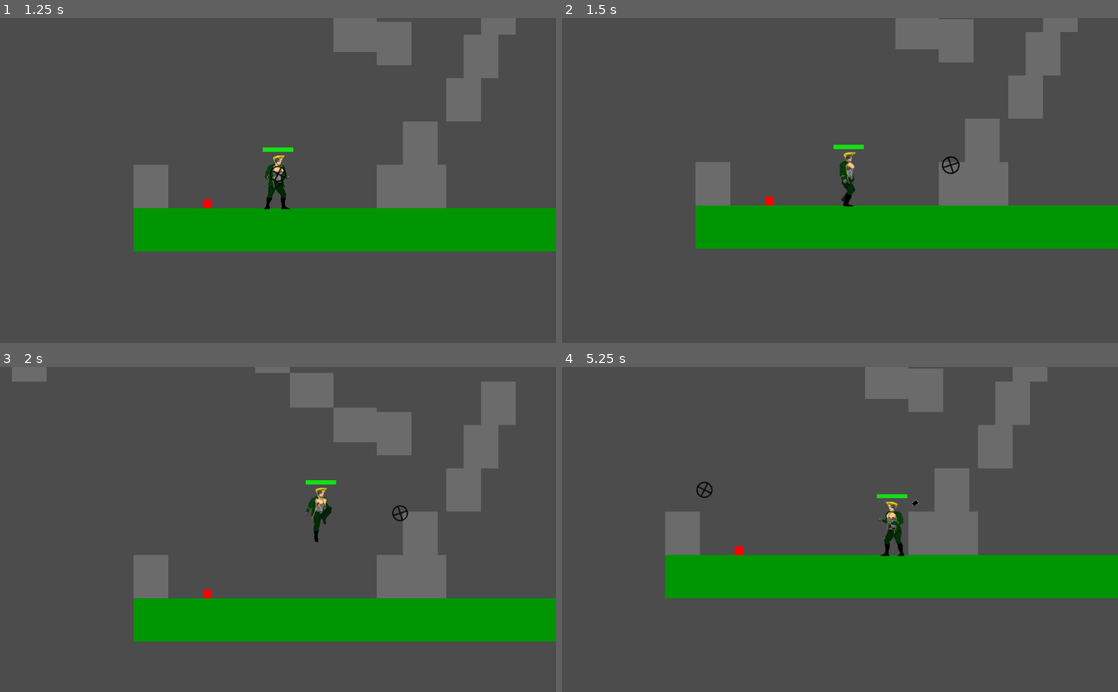
Above: before the commit, frames 1-4 (two rows, left to right).
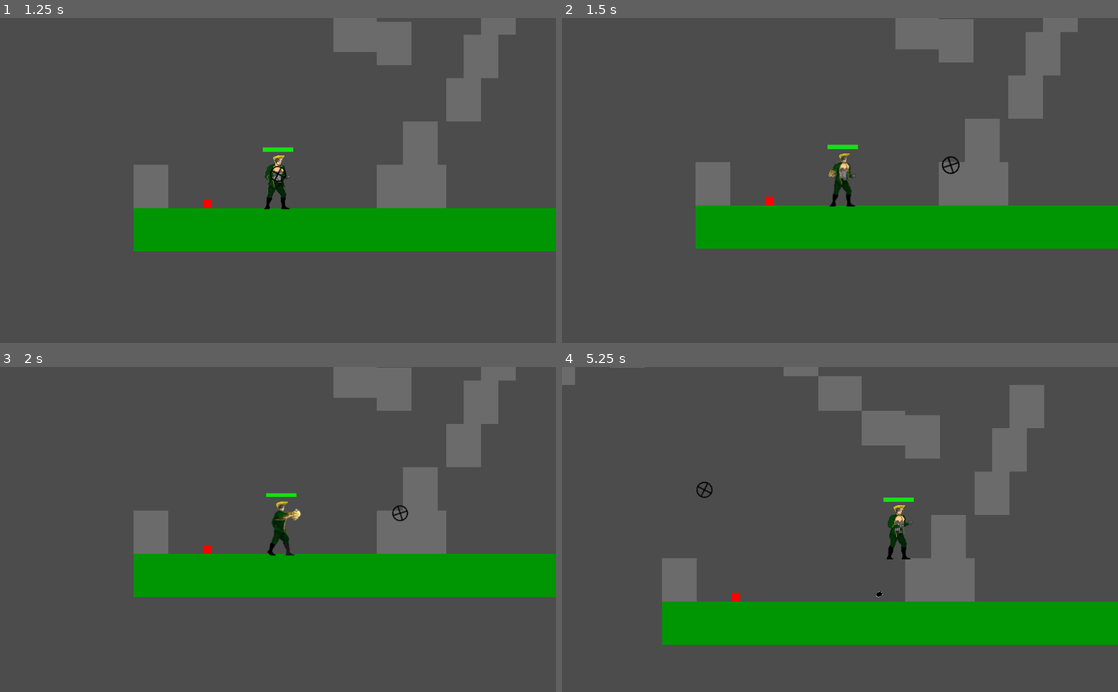
Above: after the commit, the same moments.

Repository: jfdoming/Project-B
Game: Godot game, scene res://scenes/Start.tscn
Two runs of this game, one before a commit and one after it. Both use one fixed random seed, a clock stepped at 60 frames per second and the inputs below.
Inputs (mouse positions are in pixels of both pictures, inside the frame that each line leads up to):
- Up to frame 1 (1.25 s): click "Start" at 0.5 s
- Up to frame 2 (1.5 s): move the mouse to (962, 164) at 1.27 s; hold Right (ui_right) from 1.28 s (still down); tap R (double_punch, bound only after the commit) at 1.35 s
- Up to frame 3 (2 s): keep holding Right (ui_right); tap Space (ui_select) at 1.52 s; tap E (hamon_punch, bound only after the commit) at 1.55 s
- Up to frame 4 (5.25 s): move the mouse to (728, 545) at 2.02 s; tap E (hamon_punch, bound only after the commit) at 2.1, 4.55 s; tap Space (ui_select) at 2.27, 3.77, 4.52 s; tap T (knee_attack, bound only after the commit) at 2.3, 2.85 s; move the mouse to (895, 458) at 2.77 s; release Right (ui_right) at 2.78 s; hold Left (ui_left) 2.78-3.53 s; tap Q (punch, bound only after the commit) at 3.05, 3.6 s; move the mouse to (812, 594) at 3.52 s; hold Right (ui_right) 3.53-5.03 s; tap R (double_punch, bound only after the commit) at 3.8 s; move the mouse to (1006, 578) at 4.27 s; click (1006, 578) at 4.35 s; move the mouse to (673, 480) at 5.02 s; hold Left (ui_left) from 5.03 s (still down); tap F (fire_chest) at 5.1 s

Frame 1 is identical in both runs. In frame 2, 0.5% of the frame differs, in the area x 47-55%, y 38-59%; in frame 3, 31%; in frame 4, 32%, in the area x 0-100%, y 0-86%.

Commit message:
Added current Stroheim assets (#21)
* Added punch animation

* Added hamon punch animation

* Added laser eye assets but did not set up

* Added sprint animation but did not set up

* Added slide animation but did not set up

* Added double punch animation

* Added knee attack

* Updated freeze logic

* Style changes

Diff:
--- a/Player.gd
+++ b/Player.gd
@@ -31,12 +31,17 @@
 const LEFT = 0
 const RIGHT = 1
 
+# State
 var velocity = Vector2()
 var direction = RIGHT
 var jumping = false
 var just_jumped = false
 var smashing = false
 var firing_chest = false
+var punching = false
+var hamon_punching = false
+var double_punching = false
+var knee_attacking = false
 var health = max_health
 var active_damage = 0
 var invulnerable = false
@@ -60,16 +65,26 @@
 	$MustCrouchCheck.get_node("CrouchCheckCollider").set_disabled(true)
 
 func _stop_all_anim():
-	$StandAnimation.visible = false
-	$StandAnimation.stop()
-	$WalkAnimation.visible = false
-	$WalkAnimation.stop()
-	$JumpAnimation.visible = false
-	$JumpAnimation.stop()
-	$CrouchAnimation.visible = false
-	$CrouchAnimation.stop()
-	$FireChestAnimation.visible = false
-	$FireChestAnimation.stop()
+	var animations = [
+		$StandAnimation,
+		$WalkAnimation,
+		$JumpAnimation,
+		$CrouchAnimation,
+		$FireChestAnimation,
+		$PunchAnimation,
+		$HamonPunchAnimation,
+		$LaserEyeAnimation,
+		$SprintAnimation,
+		$SlideAnimation,
+		$DoublePunchAnimation,
+		$KneeAttackAnimation,
+	]
+	for anim in animations:
+		self._stop_anim(anim)
+
+func _stop_anim(anim):
+	anim.visible = false
+	anim.stop()
 
 func _show_anim(anim):
 	if anim.visible:
@@ -85,8 +100,16 @@
 func calculate_velocity(delta):
 	var fire_chest = may_move and Input.is_action_just_pressed("fire_chest")
 	firing_chest = firing_chest or fire_chest
-
-	var freeze = (not may_move) or firing_chest
+	var punch = may_move and Input.is_action_just_pressed("punch")
+	self.punching = (self.punching or punch) and !self.firing_chest
+	var hamon_punch = may_move and Input.is_action_just_pressed("hamon_punch")
+	self.hamon_punching = (self.hamon_punching or hamon_punch) and !self.firing_chest and !self.punching
+	var double_punch = may_move and Input.is_action_just_pressed("double_punch")
+	self.double_punching = (self.double_punching or double_punch) and !self.firing_chest and !self.punching and !self.hamon_punching
+	var knee_attack = may_move and Input.is_action_just_pressed("knee_attack")
+	self.knee_attacking = (self.knee_attacking or knee_attack) and !self.firing_chest and !self.punching and !self.hamon_punching and !self.double_punching
+
+	var freeze = (not may_move) or firing_chest or self.punching or self.hamon_punching or self.double_punching or self.knee_attacking
 	var right = not freeze and Input.is_action_pressed('ui_right')
 	var left = not freeze and Input.is_action_pressed('ui_left')
 	var jump = not freeze and (Input.is_action_just_pressed('ui_select') or Input.is_action_just_pressed('ui_up'))
@@ -146,6 +169,14 @@
 
 	if fire_chest:
 		_show_anim($FireChestAnimation)
+	elif self.punching:
+		self._show_anim($PunchAnimation)
+	elif self.hamon_punching:
+		self._show_anim($HamonPunchAnimation)
+	elif self.double_punching:
+		self._show_anim($DoublePunchAnimation)
+	elif self.knee_attacking:
+		self._show_anim($KneeAttackAnimation)
 	elif not freeze:
 		if crouch or must_crouch == true:
 			_show_anim($CrouchAnimation)
@@ -300,10 +331,28 @@
 		if $FireChestAnimation.get_frame() == i:
 			chest_shoot()
 
+# MARK: - Punch
+
+func _on_PunchAnimation_animation_finished():
+	self.punching = false
+
+# MARK: - Hamon Punch
+
+func _on_HamonPunchAnimation_animation_finished():
+	self.hamon_punching = false
+
+# MARK: - Double Punch
+
+func _on_DoublePunchAnimation_animation_finished():
+	self.double_punching = false
+
+# MARK: - Knee Attack
+
+func _on_KneeAttackAnimation_animation_finished():
+	self.knee_attacking = false
 
 func _on_MustCrouchCheck_body_entered(body):
 	must_crouch = true
 
-
 func _on_MustCrouchCheck_body_exited(body):
 	must_crouch = false
--- a/Player.tscn
+++ b/Player.tscn
@@ -9,6 +9,13 @@
 [ext_resource path="res://assets/Stroheim-Sheet.png" type="Texture" id=7]
 [ext_resource path="res://assets/Stroheim-Sheet-gun.png" type="Texture" id=8]
 [ext_resource path="res://layout_elements/HealthBar.tscn" type="PackedScene" id=9]
+[ext_resource path="res://assets/Stroheim-Regular-Punch.png" type="Texture" id=10]
+[ext_resource path="res://assets/Stroheim-Hamon-Punch.png" type="Texture" id=11]
+[ext_resource path="res://assets/Stroheim-LaserEye-Movement.png" type="Texture" id=12]
+[ext_resource path="res://assets/Stroheim-Sprint.png" type="Texture" id=13]
+[ext_resource path="res://assets/Stroheim-Sliding.png" type="Texture" id=14]
+[ext_resource path="res://assets/Stroheim-Double-Punch.png" type="Texture" id=15]
+[ext_resource path="res://assets/Stroheim-Knee-Attack.png" type="Texture" id=16]
 
 [sub_resource type="SpriteFrames" id=1]
 animations = [ {
@@ -243,16 +250,297 @@
 "speed": 15.0
 } ]
 
-[sub_resource type="RectangleShape2D" id=44]
+[sub_resource type="AtlasTexture" id=44]
+flags = 4
+atlas = ExtResource( 10 )
+region = Rect2( 0, 0, 100, 120 )
+
+[sub_resource type="AtlasTexture" id=45]
+flags = 4
+atlas = ExtResource( 10 )
+region = Rect2( 100, 0, 100, 120 )
+
+[sub_resource type="AtlasTexture" id=46]
+flags = 4
+atlas = ExtResource( 10 )
+region = Rect2( 200, 0, 100, 120 )
+
+[sub_resource type="AtlasTexture" id=47]
+flags = 4
+atlas = ExtResource( 10 )
+region = Rect2( 300, 0, 100, 120 )
+
+[sub_resource type="AtlasTexture" id=48]
+flags = 4
+atlas = ExtResource( 10 )
+region = Rect2( 400, 0, 100, 120 )
+
+[sub_resource type="AtlasTexture" id=49]
+flags = 4
+atlas = ExtResource( 10 )
+region = Rect2( 500, 0, 100, 120 )
+
+[sub_resource type="AtlasTexture" id=50]
+flags = 4
+atlas = ExtResource( 10 )
+region = Rect2( 600, 0, 100, 120 )
+
+[sub_resource type="AtlasTexture" id=51]
+flags = 4
+atlas = ExtResource( 10 )
+region = Rect2( 700, 0, 100, 120 )
+
+[sub_resource type="SpriteFrames" id=52]
+animations = [ {
+"frames": [ SubResource( 44 ), SubResource( 45 ), SubResource( 46 ), SubResource( 47 ), SubResource( 48 ), SubResource( 49 ), SubResource( 50 ), SubResource( 51 ) ],
+"loop": false,
+"name": "default",
+"speed": 10.0
+} ]
+
+[sub_resource type="AtlasTexture" id=57]
+flags = 4
+atlas = ExtResource( 11 )
+region = Rect2( 0, 0, 100, 120 )
+
+[sub_resource type="AtlasTexture" id=58]
+flags = 4
+atlas = ExtResource( 11 )
+region = Rect2( 100, 0, 100, 120 )
+
+[sub_resource type="AtlasTexture" id=59]
+flags = 4
+atlas = ExtResource( 11 )
+region = Rect2( 200, 0, 100, 120 )
+
+[sub_resource type="AtlasTexture" id=60]
+flags = 4
+atlas = ExtResource( 11 )
+region = Rect2( 300, 0, 100, 120 )
+
+[sub_resource type="AtlasTexture" id=61]
+flags = 4
+atlas = ExtResource( 11 )
+region = Rect2( 400, 0, 100, 120 )
+
+[sub_resource type="AtlasTexture" id=62]
+flags = 4
+atlas = ExtResource( 11 )
+region = Rect2( 500, 0, 100, 120 )
+
+[sub_resource type="AtlasTexture" id=63]
+flags = 4
+atlas = ExtResource( 11 )
+region = Rect2( 600, 0, 100, 120 )
+
+[sub_resource type="AtlasTexture" id=64]
+flags = 4
+atlas = ExtResource( 11 )
+region = Rect2( 700, 0, 100, 120 )
+
+[sub_resource type="SpriteFrames" id=65]
+animations = [ {
+"frames": [ SubResource( 57 ), SubResource( 58 ), SubResource( 59 ), SubResource( 60 ), SubResource( 61 ), SubResource( 62 ), SubResource( 63 ), SubResource( 64 ) ],
+"loop": false,
+"name": "default",
+"speed": 10.0
+} ]
+
+[sub_resource type="AtlasTexture" id=66]
+flags = 4
+atlas = ExtResource( 12 )
+region = Rect2( 0, 0, 100, 120 )
+
+[sub_resource type="AtlasTexture" id=67]
+flags = 4
+atlas = ExtResource( 12 )
+region = Rect2( 100, 0, 100, 120 )
+
+[sub_resource type="AtlasTexture" id=68]
+flags = 4
+atlas = ExtResource( 12 )
+region = Rect2( 200, 0, 100, 120 )
+
+[sub_resource type="AtlasTexture" id=69]
+flags = 4
+atlas = ExtResource( 12 )
+region = Rect2( 300, 0, 100, 120 )
+
+[sub_resource type="AtlasTexture" id=70]
+flags = 4
+atlas = ExtResource( 12 )
+region = Rect2( 400, 0, 100, 120 )
+
+[sub_resource type="AtlasTexture" id=71]
+flags = 4
+atlas = ExtResource( 12 )
+region = Rect2( 500, 0, 100, 120 )
+
+[sub_resource type="AtlasTexture" id=72]
+flags = 4
+atlas = ExtResource( 12 )
+region = Rect2( 600, 0, 100, 120 )
+
+[sub_resource type="SpriteFrames" id=73]
+animations = [ {
+"frames": [ SubResource( 66 ), SubResource( 67 ), SubResource( 68 ), SubResource( 69 ), SubResource( 70 ), SubResource( 71 ), SubResource( 72 ) ],
+"loop": true,
+"name": "default",
+"speed": 5.0
+} ]
+
+[sub_resource type="AtlasTexture" id=74]
+flags = 4
+atlas = ExtResource( 13 )
+region = Rect2( 0, 0, 100, 120 )
+
+[sub_resource type="AtlasTexture" id=75]
+flags = 4
+atlas = ExtResource( 13 )
+region = Rect2( 100, 0, 100, 120 )
+
+[sub_resource type="AtlasTexture" id=76]
+flags = 4
+atlas = ExtResource( 13 )
+region = Rect2( 200, 0, 100, 120 )
+
+[sub_resource type="AtlasTexture" id=77]
+flags = 4
+atlas = ExtResource( 13 )
+region = Rect2( 300, 0, 100, 120 )
+
+[sub_resource type="AtlasTexture" id=78]
+flags = 4
+atlas = ExtResource( 13 )
+region = Rect2( 400, 0, 100, 120 )
+
+[sub_resource type="AtlasTexture" id=79]
+flags = 4
+atlas = ExtResource( 13 )
+region = Rect2( 500, 0, 100, 120 )
+
+[sub_resource type="SpriteFrames" id=80]
+animations = [ {
+"frames": [ SubResource( 74 ), SubResource( 75 ), SubResource( 76 ), SubResource( 77 ), SubResource( 78 ), SubResource( 79 ) ],
+"loop": false,
+"name": "default",
+"speed": 10.0
+} ]
+
+[sub_resource type="AtlasTexture" id=81]
+flags = 4
+atlas = ExtResource( 14 )
+region = Rect2( 0, 0, 100, 120 )
+
+[sub_resource type="SpriteFrames" id=82]
+animations = [ {
+"frames": [ SubResource( 81 ) ],
+"loop": true,
+"name": "default",
+"speed": 5.0
+} ]
+
+[sub_resource type="AtlasTexture" id=83]
+flags = 4
+atlas = ExtResource( 15 )
+region = Rect2( 0, 0, 88, 107 )
+
+[sub_resource type="AtlasTexture" id=84]
+flags = 4
+atlas = ExtResource( 15 )
+region = Rect2( 88, 0, 88, 107 )
+
+[sub_resource type="AtlasTexture" id=85]
+flags = 4
+atlas = ExtResource( 15 )
+region = Rect2( 176, 0, 88, 107 )
+
+[sub_resource type="AtlasTexture" id=86]
+flags = 4
+atlas = ExtResource( 15 )
+region = Rect2( 264, 0, 88, 107 )
+
+[sub_resource type="AtlasTexture" id=87]
+flags = 4
+atlas = ExtResource( 15 )
+region = Rect2( 352, 0, 88, 107 )
+
+[sub_resource type="AtlasTexture" id=88]
+flags = 4
+atlas = ExtResource( 15 )
+region = Rect2( 440, 0, 88, 107 )
+
+[sub_resource type="AtlasTexture" id=89]
+flags = 4
+atlas = ExtResource( 15 )
+region = Rect2( 528, 0, 88, 107 )
+
+[sub_resource type="AtlasTexture" id=90]
+flags = 4
+atlas = ExtResource( 15 )
+region = Rect2( 616, 0, 88, 107 )
+
+[sub_resource type="AtlasTexture" id=91]
+flags = 4
+atlas = ExtResource( 15 )
+region = Rect2( 704, 0, 88, 107 )
+
+[sub_resource type="SpriteFrames" id=92]
+animations = [ {
+"frames": [ SubResource( 83 ), SubResource( 84 ), SubResource( 85 ), SubResource( 86 ), SubResource( 87 ), SubResource( 88 ), SubResource( 89 ), SubResource( 90 ), SubResource( 91 ) ],
+"loop": false,
+"name": "default",
+"speed": 10.0
+} ]
+
+[sub_resource type="AtlasTexture" id=93]
+flags = 4
+atlas = ExtResource( 16 )
+region = Rect2( 0, 0, 100, 120 )
+
+[sub_resource type="AtlasTexture" id=94]
+flags = 4
+atlas = ExtResource( 16 )
+region = Rect2( 100, 0, 100, 120 )
+
+[sub_resource type="AtlasTexture" id=95]
+flags = 4
+atlas = ExtResource( 16 )
+region = Rect2( 200, 0, 100, 120 )
+
+[sub_resource type="AtlasTexture" id=96]
+flags = 4
+atlas = ExtResource( 16 )
+region = Rect2( 300, 0, 100, 120 )
+
+[sub_resource type="AtlasTexture" id=97]
+flags = 4
+atlas = ExtResource( 16 )
+region = Rect2( 400, 0, 100, 120 )
+
+[sub_resource type="AtlasTexture" id=98]
+flags = 4
+atlas = ExtResource( 16 )
+region = Rect2( 500, 0, 100, 120 )
+
+[sub_resource type="SpriteFrames" id=99]
+animations = [ {
+"frames": [ SubResource( 93 ), SubResource( 94 ), SubResource( 95 ), SubResource( 96 ), SubResource( 97 ), SubResource( 98 ) ],
+"loop": false,
+"name": "default",
+"speed": 8.0
+} ]
+
+[sub_resource type="RectangleShape2D" id=53]
 extents = Vector2( 10.9741, 9.35257 )
 
-[sub_resource type="RectangleShape2D" id=45]
+[sub_resource type="RectangleShape2D" id=54]
 extents = Vector2( 24, 40.9254 )
 
-[sub_resource type="RectangleShape2D" id=46]
+[sub_resource type="RectangleShape2D" id=55]
 extents = Vector2( 22.4718, 17.4706 )
 
-[sub_resource type="RectangleShape2D" id=47]
+[sub_resource type="RectangleShape2D" id=56]
 extents = Vector2( 49.6902, 84.6758 )
 
 [sub_resource type="RectangleShape2D" id=48]
@@ -328,15 +616,57 @@
 frames = SubResource( 43 )
 frame = 1
 
+[node name="PunchAnimation" type="AnimatedSprite" parent="."]
+visible = false
+position = Vector2( 0, -25 )
+scale = Vector2( 2, 2 )
+frames = SubResource( 52 )
+
+[node name="HamonPunchAnimation" type="AnimatedSprite" parent="."]
+visible = false
+position = Vector2( 0, -25 )
+scale = Vector2( 2, 2 )
+frames = SubResource( 65 )
+
+[node name="LaserEyeAnimation" type="AnimatedSprite" parent="."]
+visible = false
+position = Vector2( 0, -26 )
+scale = Vector2( 2, 2 )
+frames = SubResource( 73 )
+
+[node name="SprintAnimation" type="AnimatedSprite" parent="."]
+visible = false
+position = Vector2( 0, -27 )
+scale = Vector2( 2, 2 )
+frames = SubResource( 80 )
+
+[node name="SlideAnimation" type="AnimatedSprite" parent="."]
+visible = false
+position = Vector2( 0, -27 )
+scale = Vector2( 2, 2 )
+frames = SubResource( 82 )
+
+[node name="DoublePunchAnimation" type="AnimatedSprite" parent="."]
+visible = false
+position = Vector2( 0.999995, -26.7853 )
+scale = Vector2( 2.22018, 2.22018 )
+frames = SubResource( 92 )
+
+[node name="KneeAttackAnimation" type="AnimatedSprite" parent="."]
+visible = false
+position = Vector2( 0, -25 )
+scale = Vector2( 2, 2 )
+frames = SubResource( 99 )
+
 [node name="HeadCollisionShape" type="CollisionShape2D" parent="."]
 position = Vector2( 2.59303, -89.4856 )
 scale = Vector2( 2, 2 )
-shape = SubResource( 44 )
+shape = SubResource( 53 )
 
 [node name="BodyCollisionShape" type="CollisionShape2D" parent="."]
 position = Vector2( -1, 7 )
 scale = Vector2( 2, 2 )
-shape = SubResource( 45 )
+shape = SubResource( 54 )
 
 [node name="EnemyDetector" type="Area2D" parent="."]
 position = Vector2( -127.925, 125.434 )
@@ -370,6 +700,10 @@
 [connection signal="timeout" from="InvulnFlickerTimer" to="." method="_on_InvulnFlickerTimer_timeout"]
 [connection signal="animation_finished" from="FireChestAnimation" to="." method="_on_FireChestAnimation_animation_finished"]
 [connection signal="frame_changed" from="FireChestAnimation" to="." method="_on_FireChestAnimation_frame_changed"]
+[connection signal="animation_finished" from="PunchAnimation" to="." method="_on_PunchAnimation_animation_finished"]
+[connection signal="animation_finished" from="HamonPunchAnimation" to="." method="_on_HamonPunchAnimation_animation_finished"]
+[connection signal="animation_finished" from="DoublePunchAnimation" to="." method="_on_DoublePunchAnimation_animation_finished"]
+[connection signal="animation_finished" from="KneeAttackAnimation" to="." method="_on_KneeAttackAnimation_animation_finished"]
 [connection signal="body_entered" from="EnemyDetector" to="." method="_on_EnemyDetector_body_entered"]
 [connection signal="body_entered" from="MustCrouchCheck" to="." method="_on_MustCrouchCheck_body_entered"]
 [connection signal="body_exited" from="MustCrouchCheck" to="." method="_on_MustCrouchCheck_body_exited"]
--- a/project.godot
+++ b/project.godot
@@ -81,6 +81,26 @@
 , Object(InputEventJoypadButton,"resource_local_to_scene":false,"resource_name":"","device":0,"button_index":11,"pressure":0.0,"pressed":false,"script":null)
  ]
 }
+punch={
+"deadzone": 0.5,
+"events": [ Object(InputEventKey,"resource_local_to_scene":false,"resource_name":"","device":0,"alt":false,"shift":false,"control":false,"meta":false,"command":false,"pressed":false,"scancode":81,"unicode":0,"echo":false,"script":null)
+ ]
+}
+hamon_punch={
+"deadzone": 0.5,
+"events": [ Object(InputEventKey,"resource_local_to_scene":false,"resource_name":"","device":0,"alt":false,"shift":false,"control":false,"meta":false,"command":false,"pressed":false,"scancode":69,"unicode":0,"echo":false,"script":null)
+ ]
+}
+double_punch={
+"deadzone": 0.5,
+"events": [ Object(InputEventKey,"resource_local_to_scene":false,"resource_name":"","device":0,"alt":false,"shift":false,"control":false,"meta":false,"command":false,"pressed":false,"scancode":82,"unicode":0,"echo":false,"script":null)
+ ]
+}
+knee_attack={
+"deadzone": 0.5,
+"events": [ Object(InputEventKey,"resource_local_to_scene":false,"resource_name":"","device":0,"alt":false,"shift":false,"control":false,"meta":false,"command":false,"pressed":false,"scancode":84,"unicode":0,"echo":false,"script":null)
+ ]
+}
 
 [layer_names]
 
Not shown: 2 places in Player.tscn that only renumber resources
Binary file added: assets/Stroheim-Double-Punch.png
Not shown, added: assets/Stroheim-Double-Punch.png.import
Binary file added: assets/Stroheim-Hamon-Punch.png
Not shown, added: assets/Stroheim-Hamon-Punch.png.import
Binary file added: assets/Stroheim-Knee-Attack.png
Not shown, added: assets/Stroheim-Knee-Attack.png.import
Binary file added: assets/Stroheim-LaserEye-Movement.png
Not shown, added: assets/Stroheim-LaserEye-Movement.png.import
Binary file added: assets/Stroheim-LaserEye.png
Not shown, added: assets/Stroheim-LaserEye.png.import
Binary file added: assets/Stroheim-Regular-Punch.png
(and 5 more such lines)
